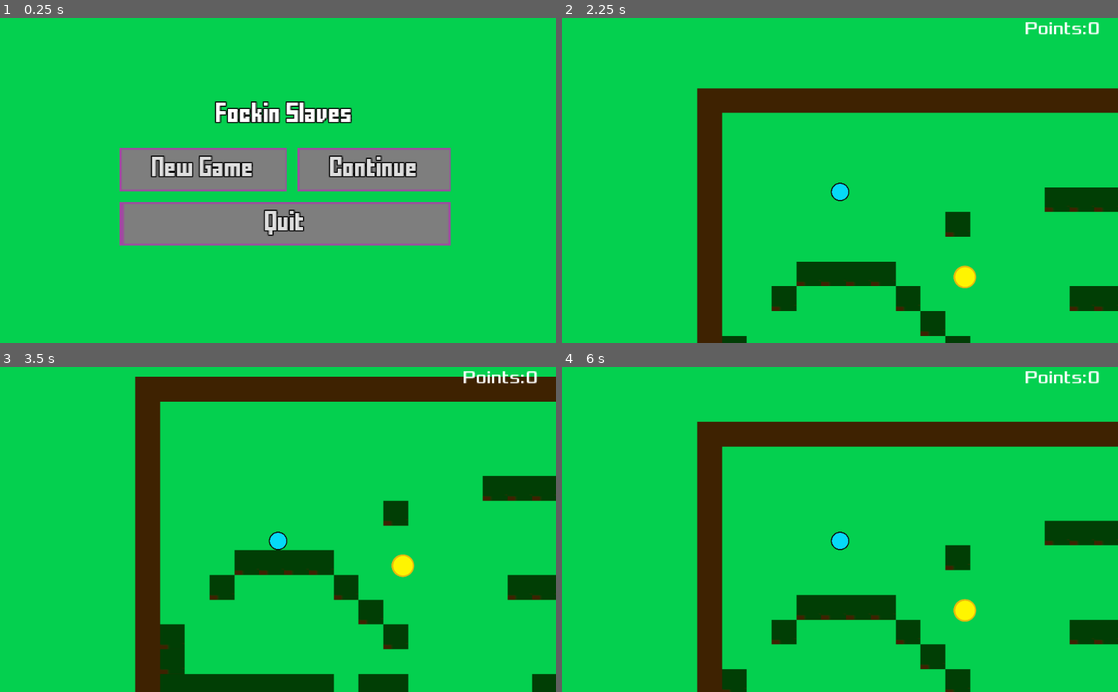
Above: before the commit, frames 1-4 (two rows, left to right).
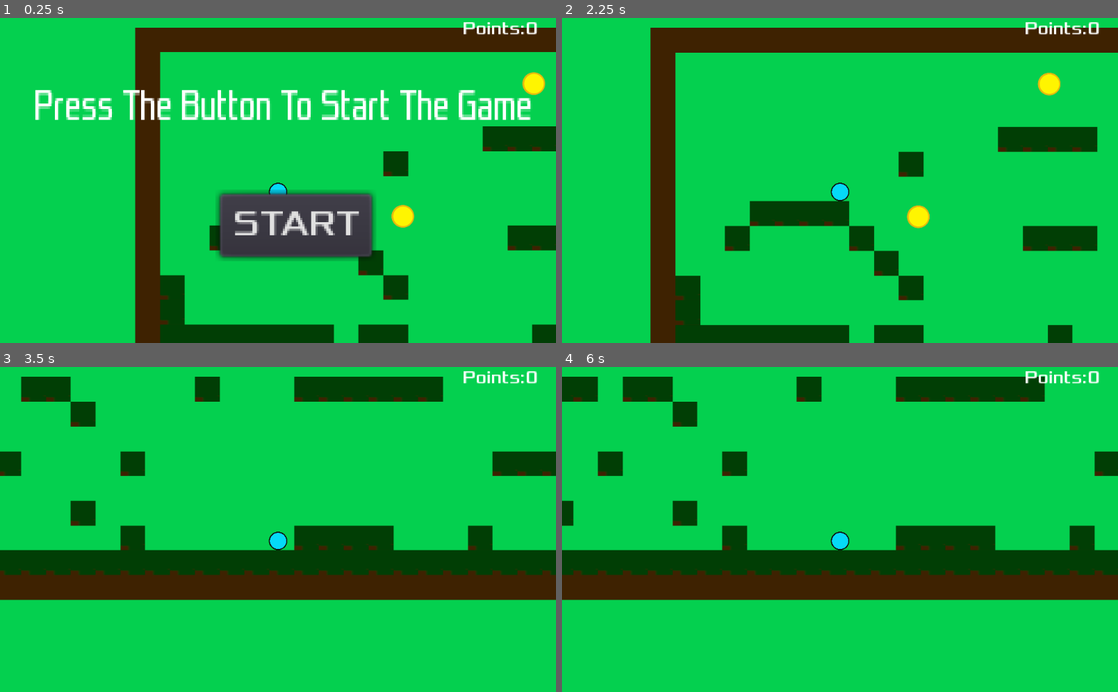
Above: after the commit, the same moments.

Repository: TextCoreTeam/My-Only-Friend-Is-Sword
Game: Godot game, scene res://World.tscn
Same seed, same stepped clock (60 frames per second), same inputs: the game is played once before the commit and once after it. Before the commit the project starts from res://Menu.tscn.
Inputs (mouse positions are in pixels of both pictures, inside the frame that each line leads up to):
- Up to frame 1 (0.25 s): no input
- Up to frame 2 (2.25 s): click (767, 170) at 0.5 s, where only the run before the commit has a clickable "New Game"; click (856, 226) at 1.25 s, where only the run after the commit has a clickable "START"; tap Enter (ui_accept) at 2 s; hold Right (ui_right) from 2.03 s (still down); hold Space from 2.03 s (still down)
- Up to frame 3 (3.5 s): keep holding Right (ui_right); tap Enter (ui_accept) at 2.27, 2.3, 2.57, 2.85, 3.02, 3.32 s; release Space at 2.78 s; tap Space at 3.05 s
- Up to frame 4 (6 s): release Right (ui_right) at 3.53 s; hold Left (ui_left) 3.53-4.28 s; hold Space 3.53-4.28 s; tap Enter (ui_accept) at 3.8, 4.52, 4.82, 5.1, 5.27, 5.57, 5.75 s; hold Right (ui_right) 4.28-5.78 s; tap Space at 4.35, 5.85 s; hold Left (ui_left) from 5.78 s (still down)

The runs differ from the first frame. In frame 1, 36% of the frame differs, in the area x 6-100%, y 1-100%; in frame 2, 33%; in frame 3, 33%; in frame 4, 35%.

Commit message:
Revert "Somethn"
This reverts commit 3249bd088103a39af07a21280435f50ef70b475b.

Diff:
--- a/Coin.gd
+++ b/Coin.gd
@@ -1,6 +1,6 @@
 extends KinematicBody2D
 
-var velocity = Vector2.ZERO
+var velocity = Vector2()
 var collision
 
 func _physics_process(delta):
--- a/Font.tres
+++ /dev/null
@@ -1,9 +0,0 @@
-[gd_resource type="DynamicFont" load_steps=2 format=2]
-
-[ext_resource path="res://fffforwa.ttf" type="DynamicFontData" id=1]
-
-[resource]
-size = 14
-outline_size = 1
-outline_color = Color( 0, 0, 0, 1 )
-font_data = ExtResource( 1 )
--- a/Ground.tscn
+++ b/Ground.tscn
@@ -7,7 +7,7 @@
 
 [node name="Ground" type="Node2D"]
 
-[node name="0" type="Sprite" parent="."]
+[node name="Sprite" type="Sprite" parent="."]
 scale = Vector2( 0.2, 0.2 )
 texture = ExtResource( 1 )
 region_enabled = true
@@ -16,12 +16,12 @@
 "_edit_group_": true
 }
 
-[node name="StaticBody2D" type="StaticBody2D" parent="0"]
+[node name="StaticBody2D" type="StaticBody2D" parent="Sprite"]
 
-[node name="CollisionShape2D" type="CollisionShape2D" parent="0/StaticBody2D"]
+[node name="CollisionShape2D" type="CollisionShape2D" parent="Sprite/StaticBody2D"]
 shape = SubResource( 1 )
 
-[node name="1" type="Sprite" parent="."]
+[node name="Sprite2" type="Sprite" parent="."]
 position = Vector2( 30.5483, 0 )
 scale = Vector2( 0.2, 0.2 )
 texture = ExtResource( 1 )
@@ -31,7 +31,7 @@
 "_edit_group_": true
 }
 
-[node name="StaticBody2D" type="StaticBody2D" parent="1"]
+[node name="StaticBody2D" type="StaticBody2D" parent="Sprite2"]
 
-[node name="CollisionShape2D" type="CollisionShape2D" parent="1/StaticBody2D"]
+[node name="CollisionShape2D" type="CollisionShape2D" parent="Sprite2/StaticBody2D"]
 shape = SubResource( 1 )
--- a/HUD.tscn
+++ b/HUD.tscn
@@ -6,13 +6,38 @@
 [sub_resource type="DynamicFont" id=1]
 font_data = ExtResource( 2 )
 
+[sub_resource type="DynamicFont" id=2]
+font_data = ExtResource( 2 )
+
+[sub_resource type="DynamicFont" id=3]
+font_data = ExtResource( 2 )
+
 [node name="HUD" type="CanvasLayer"]
 script = ExtResource( 1 )
+
+[node name="Label" type="Label" parent="."]
+margin_left = 62.0
+margin_top = 113.0
+margin_right = 369.0
+margin_bottom = 133.0
+rect_scale = Vector2( 3, 5 )
+custom_fonts/font = SubResource( 1 )
+text = "Press The Button To Start The Game"
 
 [node name="ShowPoints" type="Label" parent="."]
 margin_left = 852.0
 margin_right = 937.0
 margin_bottom = 24.0
 rect_scale = Vector2( 2, 2 )
-custom_fonts/font = SubResource( 1 )
+custom_fonts/font = SubResource( 2 )
 text = "Points:0"
+
+[node name="Button" type="Button" parent="."]
+margin_left = 405.396
+margin_top = 325.05
+margin_right = 471.396
+margin_bottom = 354.05
+rect_scale = Vector2( 4, 4 )
+custom_fonts/font = SubResource( 3 )
+text = "START"
+[connection signal="pressed" from="Button" to="." method="_on_Button_pressed"]
--- a/Menu.gd
+++ /dev/null
@@ -1,25 +0,0 @@
-extends Control
-
-# Declare member variables here. Examples:
-# var a = 2
-# var b = "text"
-
-# Called when the node enters the scene tree for the first time.
-func _ready():
-	pass # Replace with function body.
-
-# Called every frame. 'delta' is the elapsed time since the previous frame.
-#func _process(delta):
-#	pass
-
-
-func _on_NewGameBtn_pressed():
-	get_tree().change_scene("res://World.tscn")
-
-
-func _on_ContinueBtn_pressed():
-	pass # Replace with function body.
-
-
-func _on_QuitBtn_pressed():
-	get_tree().quit()
--- a/Menu.tscn
+++ /dev/null
@@ -1,63 +0,0 @@
-[gd_scene load_steps=3 format=2]
-
-[ext_resource path="res://Theme.tres" type="Theme" id=1]
-[ext_resource path="res://Menu.gd" type="Script" id=2]
-
-[node name="Menu" type="Control"]
-anchor_right = 1.0
-anchor_bottom = 1.0
-theme = ExtResource( 1 )
-script = ExtResource( 2 )
-
-[node name="CenterContainer" type="CenterContainer" parent="."]
-anchor_right = 1.0
-anchor_bottom = 1.0
-
-[node name="MenuCol" type="VBoxContainer" parent="CenterContainer"]
-margin_left = 389.0
-margin_top = 243.0
-margin_right = 634.0
-margin_bottom = 357.0
-custom_constants/separation = 30
-
-[node name="Title" type="Label" parent="CenterContainer/MenuCol"]
-margin_right = 245.0
-margin_bottom = 20.0
-text = "Fockin Slaves"
-align = 1
-
-[node name="GameBtnContainer" type="CenterContainer" parent="CenterContainer/MenuCol"]
-margin_top = 50.0
-margin_right = 245.0
-margin_bottom = 70.0
-size_flags_horizontal = 2
-
-[node name="HBoxContainer" type="HBoxContainer" parent="CenterContainer/MenuCol/GameBtnContainer"]
-margin_right = 245.0
-margin_bottom = 20.0
-custom_constants/separation = 70
-
-[node name="NewGameBtn" type="Button" parent="CenterContainer/MenuCol/GameBtnContainer/HBoxContainer"]
-margin_right = 94.0
-margin_bottom = 20.0
-text = "New Game"
-
-[node name="ContinueBtn" type="Button" parent="CenterContainer/MenuCol/GameBtnContainer/HBoxContainer"]
-margin_left = 164.0
-margin_right = 245.0
-margin_bottom = 20.0
-text = "Continue"
-
-[node name="QuitBtn" type="Button" parent="CenterContainer/MenuCol"]
-margin_top = 100.0
-margin_right = 245.0
-margin_bottom = 114.0
-text = "Quit"
-
-[node name="Camera2D" type="Camera2D" parent="."]
-position = Vector2( 505, 310 )
-current = true
-zoom = Vector2( 0.5, 0.5 )
-[connection signal="pressed" from="CenterContainer/MenuCol/GameBtnContainer/HBoxContainer/NewGameBtn" to="." method="_on_NewGameBtn_pressed"]
-[connection signal="pressed" from="CenterContainer/MenuCol/GameBtnContainer/HBoxContainer/ContinueBtn" to="." method="_on_ContinueBtn_pressed"]
-[connection signal="pressed" from="CenterContainer/MenuCol/QuitBtn" to="." method="_on_QuitBtn_pressed"]
--- a/MessageBox.gd
+++ /dev/null
@@ -1,50 +0,0 @@
-extends RichTextLabel
-
-var delta_time = 0
-export var speed = 0.1
-export(String, MULTILINE) var dialog_text = ""
-export var confirm_action = "ui_accept"
-var current_page = 0
-var pages = []
-
-func init():
-	visible_characters = 0
-	parse_dialog_text()
-	text = pages[current_page]
-	set_process_input(true)
-	set_process(true)
-
-func _ready():
-	pass
-
-func parse_dialog_text():
-	pages = dialog_text.split(";")
-	for i in range(pages.size()):
-		pages[i] = pages[i].replace("\n","")
-
-func text_advance():
-	if(text.length() == visible_characters):
-		current_page = current_page + 1
-		visible_characters = 0
-		delta_time = 0
-		if(pages.size() - 1 >= current_page):
-			text = pages[current_page]
-		else:
-			get_parent().queue_free()
-
-func text_update():
-	if(text.length() > visible_characters):
-		visible_characters = visible_characters + 1
-
-func _input(event):
-	if(event.is_action_released(confirm_action)):
-		if(visible_characters == text.length()):
-			text_advance()
-		else:
-			visible_characters = text.length()
-
-func _process(delta):
-	if(delta_time > speed):
-		delta_time = 0
-		text_update()
-	delta_time = delta_time + delta
--- a/MessageBox.tscn
+++ /dev/null
@@ -1,26 +0,0 @@
-[gd_scene load_steps=3 format=2]
-
-[ext_resource path="res://dialogue_box.png" type="Texture" id=1]
-[ext_resource path="res://MessageBox.gd" type="Script" id=2]
-
-[node name="SimpleDialogueBox" type="Node2D"]
-position = Vector2( 534.912, 529.13 )
-
-[node name="Sprite" type="Sprite" parent="."]
-texture = ExtResource( 1 )
-__meta__ = {
-"_edit_lock_": true
-}
-
-[node name="RichTextLabel" type="RichTextLabel" parent="."]
-margin_left = -244.0
-margin_top = -46.0
-margin_right = 245.0
-margin_bottom = 48.0
-custom_colors/default_color = Color( 0, 0, 0, 1 )
-custom_colors/selection_color = Color( 0, 0, 0, 1 )
-custom_colors/font_color_selected = Color( 0, 0, 0, 1 )
-script = ExtResource( 2 )
-__meta__ = {
-"_edit_lock_": true
-}
--- a/Player.gd
+++ b/Player.gd
@@ -1,53 +1,30 @@
 extends KinematicBody2D
 
-export var MAX_SPEED = 400
-export var JUMP_FORCE = 700
-export var GRAVITY = 35
+export var MOVE_SPEEED = 500
+export var JUMP_FORCE = 1000
+export var GRAVITY = 50
 export var MAX_FALL_SPEED = 1000
-var thrust = 1000
 
 var y_velo = 0
 var points = 0
-var motion = Vector2.ZERO
 
+func _physics_process(delta):
+	if get_parent().get_node("HUD").start == true:
+		var move_dir = 0
+		if Input.is_action_pressed('ui_right'):
+			move_dir += 1
+		if Input.is_action_pressed('ui_left'):
+			move_dir -= 1
+		move_and_slide(Vector2(move_dir * MOVE_SPEEED, y_velo), Vector2(0, -1))
 
-func do_resistance(amt):
-	if (motion.length() > amt):
-		motion -= motion.normalized() * amt
-	else:
-		motion = Vector2.ZERO
-
-func move(amt):
-	motion += amt
-	motion = motion.clamped(MAX_SPEED)
-
-func direction():
-	var axis = Vector2.ZERO
-	axis.x = int(Input.is_key_pressed(KEY_D)) - int(Input.is_key_pressed(KEY_A))
-	axis.y = 0
-	return axis.normalized()
-
-var axis
-func _physics_process(delta):
-	axis = direction()
-	var move_dir = 0
-	if Input.is_key_pressed(KEY_D):
-		move_dir += 1
-	if Input.is_key_pressed(KEY_A):
-		move_dir -= 1
-	if (axis == Vector2.ZERO):
-		do_resistance(thrust * delta)
-	else:
-		move(axis * thrust * delta)
-	move_and_slide(motion + Vector2(0, y_velo), Vector2(0, -1))
-	var grounded = is_on_floor()
-	y_velo += GRAVITY
-	if grounded and Input.is_key_pressed(KEY_SPACE):
-		y_velo = -JUMP_FORCE
-	if grounded and y_velo >= 5:
-		y_velo = 5
-	if y_velo > MAX_FALL_SPEED:
-		y_velo = MAX_FALL_SPEED
+		var grounded = is_on_floor()
+		y_velo += GRAVITY
+		if grounded and Input.is_action_pressed('ui_up'):
+			y_velo = -JUMP_FORCE
+		if grounded and y_velo >= 5:
+			y_velo = 5
+		if y_velo > MAX_FALL_SPEED:
+			y_velo = MAX_FALL_SPEED
 
 func p_inc():
 	points +=1
--- a/Player.tscn
+++ b/Player.tscn
@@ -12,6 +12,7 @@
 __meta__ = {
 "_edit_group_": true
 }
+MOVE_SPEEED = 300
 JUMP_FORCE = 1500
 
 [node name="Sprite" type="Sprite" parent="."]
@@ -26,7 +27,3 @@
 [node name="Camera2D" type="Camera2D" parent="."]
 current = true
 zoom = Vector2( 0.7, 0.7 )
-drag_margin_left = 0.1
-drag_margin_top = 0.1
-drag_margin_right = 0.1
-drag_margin_bottom = 0.1
--- a/Theme.tres
+++ /dev/null
@@ -1,53 +0,0 @@
-[gd_resource type="Theme" load_steps=8 format=2]
-
-[ext_resource path="res://btn_hover.png" type="Texture" id=1]
-[ext_resource path="res://btn_normal.png" type="Texture" id=2]
-[ext_resource path="res://btn_pressed.png" type="Texture" id=3]
-[ext_resource path="res://Font.tres" type="DynamicFont" id=4]
-
-[sub_resource type="StyleBoxTexture" id=1]
-texture = ExtResource( 1 )
-region_rect = Rect2( 0, 0, 150, 50 )
-expand_margin_left = 30.0
-expand_margin_right = 30.0
-expand_margin_top = 10.0
-expand_margin_bottom = 10.0
-
-[sub_resource type="StyleBoxTexture" id=2]
-texture = ExtResource( 2 )
-region_rect = Rect2( 0, 0, 150, 50 )
-expand_margin_left = 30.0
-expand_margin_right = 30.0
-expand_margin_top = 10.0
-expand_margin_bottom = 10.0
-
-[sub_resource type="StyleBoxTexture" id=3]
-texture = ExtResource( 3 )
-region_rect = Rect2( 0, 0, 150, 50 )
-expand_margin_left = 30.0
-expand_margin_right = 30.0
-expand_margin_top = 10.0
-expand_margin_bottom = 10.0
-
-[resource]
-default_font = ExtResource( 4 )
-Button/colors/font_color = Color( 0.878431, 0.878431, 0.878431, 1 )
-Button/colors/font_color_disabled = Color( 0.9, 0.9, 0.9, 0.2 )
-Button/colors/font_color_hover = Color( 0.941176, 0.941176, 0.941176, 1 )
-Button/colors/font_color_pressed = Color( 1, 1, 1, 1 )
-Button/constants/hseparation = 2
-Button/fonts/font = null
-Button/styles/disabled = null
-Button/styles/focus = null
-Button/styles/hover = SubResource( 1 )
-Button/styles/normal = SubResource( 2 )
-Button/styles/pressed = SubResource( 3 )
-Label/colors/font_color = Color( 1, 1, 1, 1 )
-Label/colors/font_color_shadow = Color( 0, 0, 0, 0 )
-Label/colors/font_outline_modulate = Color( 1, 1, 1, 1 )
-Label/constants/line_spacing = 3
-Label/constants/shadow_as_outline = 0
-Label/constants/shadow_offset_x = 1
-Label/constants/shadow_offset_y = 1
-Label/fonts/font = null
-Label/styles/normal = null
--- a/World.tscn
+++ b/World.tscn
@@ -14,6 +14,12 @@
 [node name="Coin" parent="." instance=ExtResource( 2 )]
 position = Vector2( 314.8, 212.918 )
 
+[node name="Coin2" parent="." instance=ExtResource( 2 )]
+position = Vector2( 483.568, 41.4434 )
+
+[node name="Coin3" parent="." instance=ExtResource( 2 )]
+position = Vector2( 973.351, 417.947 )
+
 [node name="TileMap" type="TileMap" parent="."]
 position = Vector2( 2, 1 )
 tile_set = ExtResource( 3 )
--- a/project.godot
+++ b/project.godot
@@ -16,12 +16,8 @@
 [application]
 
 config/name="Platformer"
-run/main_scene="res://Menu.tscn"
+run/main_scene="res://World.tscn"
 config/icon="res://icon.png"
-
-[display]
-
-window/size/resizable=false
 
 [physics]
 
Not shown: 1 places in HUD.tscn that only renumber resources
Binary file removed: btn_hover.png
Not shown, removed: btn_hover.png.import
Binary file removed: btn_normal.png
Not shown, removed: btn_normal.png.import
Binary file removed: btn_pressed.png
Not shown, removed: btn_pressed.png.import
Binary file removed: fffforwa.ttf
